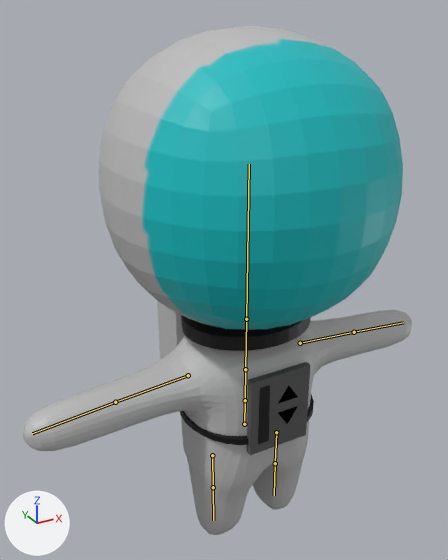
Renders of the Blender file Blender_Models/Models/Astronaut.blend from each side of a commit.
Both versions are drawn from a 50 mm lens placed at (-1.75, -2.89, 2.32), pointed at (-0.07, 0.17, 0.8). Arrows for +X, +Y and +Z are at lower left; the lights stay in place. The bones that bend it are drawn over the model as lines.

Objects in the first picture: 'Back Panel', 'Body', 'Cylinder', 'Display', 'Front Panel', 'Head', 'Neck', 'Traingle2', 'Triangle1'.
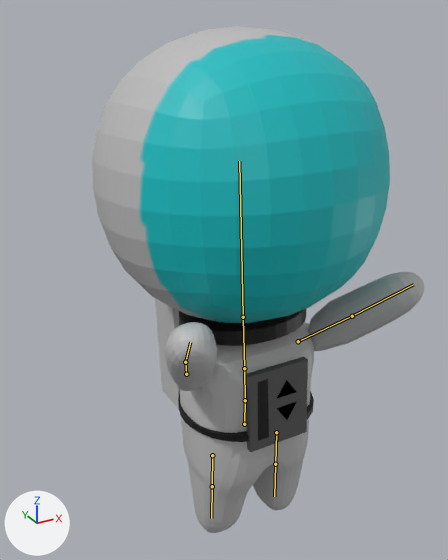
The newer file adds an action. The first version stands in its rest pose; the second is drawn at frame 15 of the action 'Throw Run'.

Where the change shows, as pixel boxes (x1, y1, x2, y2) in the pictures (448 x 560 px):
'Head', posed: before (99, 26, 403, 330); after (92, 26, 390, 323)
'Body', posed (33% narrower, 16% taller): before (23, 310, 412, 535); after (165, 272, 424, 533)
'Front Panel', posed: before (247, 362, 310, 455); after (246, 357, 308, 452)
'Neck', posed: before (181, 315, 311, 351); after (179, 309, 306, 346)
'Back Panel', posed: before (157, 300, 185, 360); after (155, 298, 181, 408)
'Cylinder', posed: before (180, 394, 314, 445); after (178, 391, 314, 442)
'Display', posed: before (258, 385, 270, 444); after (258, 379, 269, 440)
'Traingle2', posed: before (278, 385, 298, 404); after (277, 380, 296, 398)
'Triangle1', posed: before (278, 406, 298, 424); after (277, 402, 297, 420)
bone 'Spine2', root to tip: before (245, 400) to (245, 369); after (245, 400) to (244, 368)
bone 'Spine3', root to tip: before (245, 369) to (246, 319); after (244, 368) to (243, 317)
bone 'Arm.L', root to tip: before (300, 343) to (354, 332); after (298, 341) to (352, 316)
bone 'Arm1.L', root to tip: before (354, 332) to (403, 322); after (352, 316) to (413, 284)
bone 'Arm.R', root to tip: before (188, 375) to (115, 402); after (186, 374) to (185, 362)
bone 'Arm1.R', root to tip: before (115, 402) to (32, 433); after (185, 362) to (190, 342)
bone 'Leg1Left', root to tip: before (276, 432) to (275, 463); after (276, 432) to (275, 464)
bone 'Leg1Right', root to tip: before (212, 455) to (213, 487); after (212, 455) to (212, 486)

The edits, one by one:
Bone 'Spine2' (bone_spine2) turns from (0, 0, 0) to (-4, 0, 0) degrees about its own x, y and z.
Bone 'Spine3' (bone_spine3) turns from (0, 0, 0) to (0, 3, 0) degrees about its own x, y and z.
Bone 'Arm.L' (bone_arm_l) turns from (0, 0, 0) to (130, -17, -97) degrees about its own x, y and z.
Bone 'Arm1.L' (bone_arm1_l) turns from (0, 0, 0) to (2, 14, 0) degrees about its own x, y and z.
Bone 'Arm.R' (bone_arm_r) turns from (0, 0, 0) to (130, 17, 96) degrees about its own x, y and z.
Bone 'Arm1.R' (bone_arm1_r) turns from (0, 0, 0) to (1, -13, 3) degrees about its own x, y and z.
Bone 'Leg1Left' (bone_leg1left) turns from (0, 0, 0) to (0, 0, -1) degrees about its own x, y and z.
Bone 'Leg1Right' (bone_leg1right) turns from (0, 0, 0) to (0, 0, -2) degrees about its own x, y and z.
